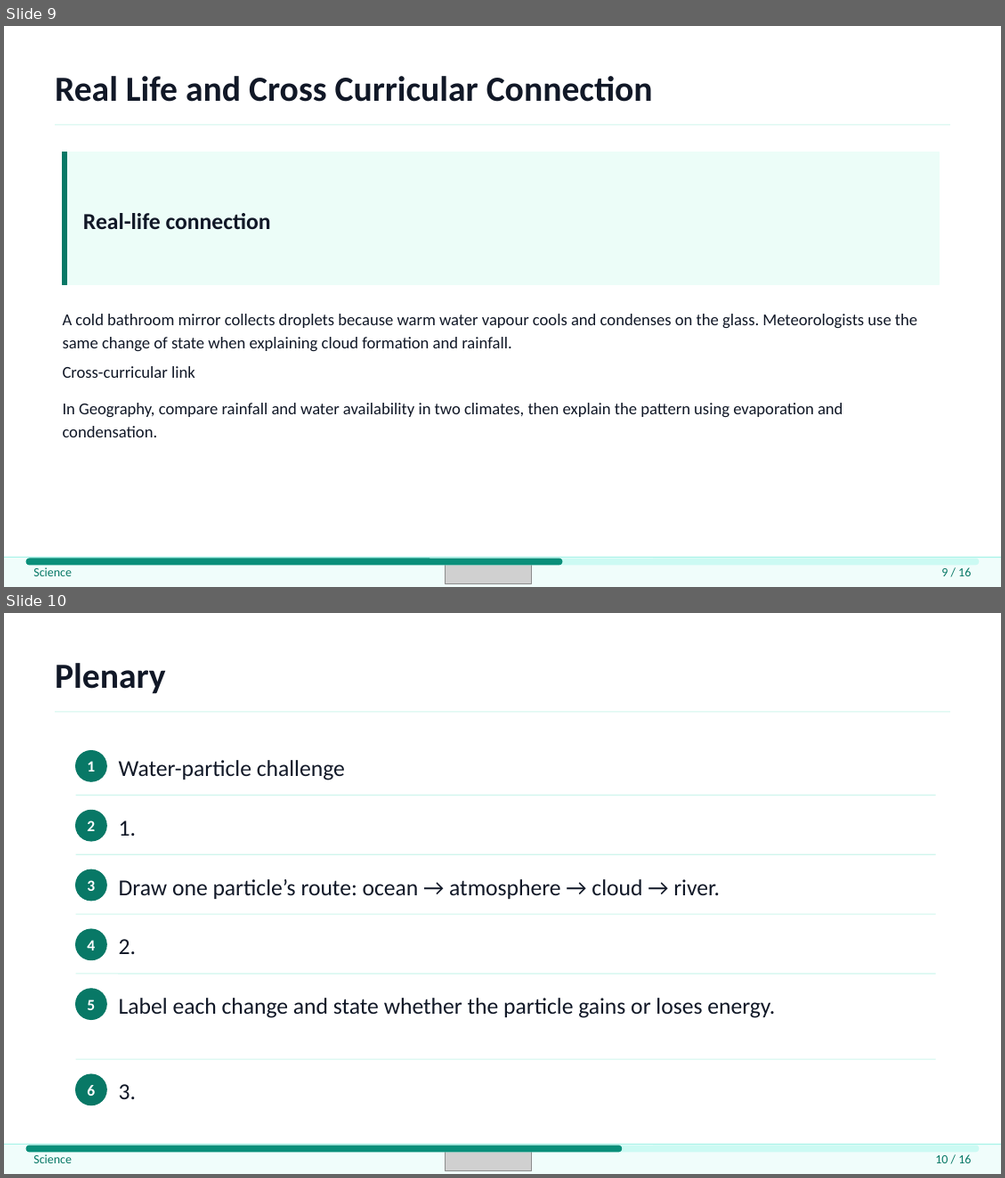
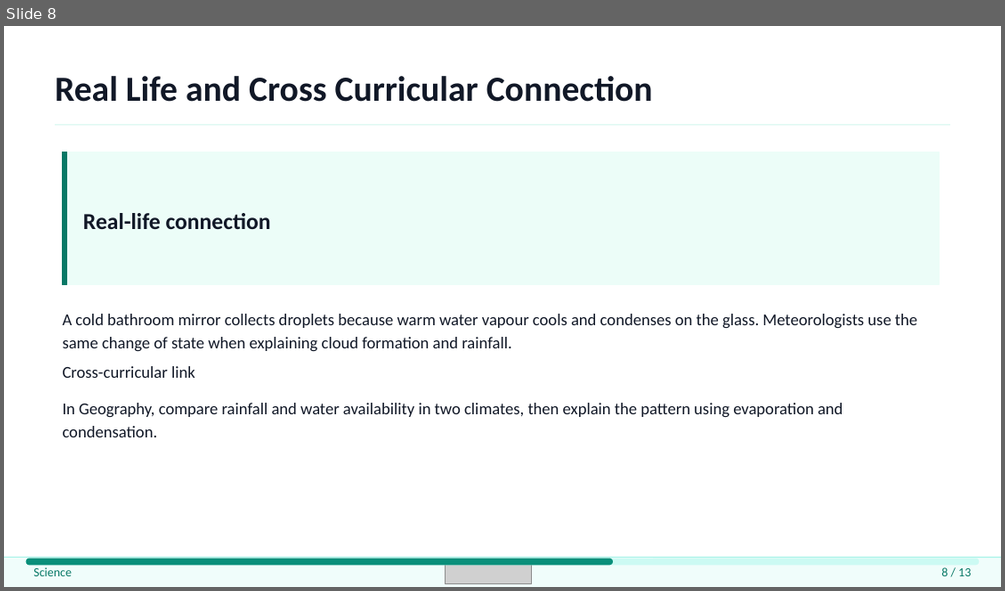
Before and after one commit to yusufbasheer-cpu/teacher-app, a slide deck: artifacts/critical-quality-review/corrected/water-cycle-content-benchmark.pptx. Shown one above the other, each under a label of ours: slides 9 and 10 before the commit, slide 8 after it. The pictures are 1005x1178 and 1005x591 pixels, drawn with LibreOffice and Linux fonts; fonts in the diff are those of the drawing; grey boxes stand for pictures. Boxes give left, top, right and bottom in pixels: in the first picture for what was removed or moved away, otherwise in the second. Text is boxed around its words. In the diff, an @@ line names an element or a change of style, - is before the commit and + after.

```diff
--- a/artifacts/critical-quality-review/corrected/water-cycle-content-benchmark.pptx
+++ b/artifacts/critical-quality-review/corrected/water-cycle-content-benchmark.pptx
@@ slide 10 removed at (x1=4, y1=613, x2=1001, y2=1174), background #FFFFFF @@
@@ text removed at (x1=55, y1=663, x2=165, y2=694) @@
-Plenary
@@ line removed from (55, 712) to (950, 712) @@
@@ ellipse removed at (x1=76, y1=751, x2=106, y2=781) @@
@@ text removed at (x1=87, y1=761, x2=95, y2=771) @@
-1
@@ text removed at (x1=119, y1=760, x2=345, y2=780) @@
-Water-particle challenge
@@ line removed from (76, 795) to (936, 795) @@
@@ ellipse removed at (x1=76, y1=811, x2=106, y2=841) @@
@@ text removed at (x1=87, y1=820, x2=95, y2=831) @@
-2
@@ text removed at (x1=119, y1=820, x2=136, y2=835) @@
-1.
@@ line removed from (76, 854) to (936, 854) @@
@@ ellipse removed at (x1=76, y1=869, x2=106, y2=900) @@
@@ text removed at (x1=119, y1=879, x2=720, y2=899) @@
-Draw one particle’s route: ocean → atmosphere → cloud → river.
@@ text removed at (x1=87, y1=880, x2=95, y2=891) @@
-3
@@ line removed from (76, 915) to (936, 915) @@
@@ ellipse removed at (x1=76, y1=929, x2=106, y2=960) @@
@@ text removed at (x1=87, y1=940, x2=95, y2=950) @@
-4
@@ text removed at (x1=119, y1=939, x2=136, y2=954) @@
-2.
@@ line removed from (76, 973) to (936, 973) @@
@@ ellipse removed at (x1=76, y1=989, x2=106, y2=1019) @@
@@ text removed at (x1=87, y1=999, x2=95, y2=1010) @@
-5
@@ text removed at (x1=119, y1=997, x2=775, y2=1018) @@
-Label each change and state whether the particle gains or loses energy.
@@ line removed from (76, 1060) to (936, 1060) @@
@@ ellipse removed at (x1=76, y1=1074, x2=106, y2=1105) @@
@@ text removed at (x1=87, y1=1085, x2=95, y2=1095) @@
-6
@@ text removed at (x1=119, y1=1084, x2=136, y2=1099) @@
-3.
@@ rectangle removed at (x1=4, y1=1144, x2=1001, y2=1174) @@
@@ line removed from (4, 1144) to (1001, 1144) @@
@@ rounded rectangle removed at (x1=26, y1=1145, x2=979, y2=1151) @@
@@ rounded rectangle removed at (x1=26, y1=1145, x2=622, y2=1151) @@
@@ text removed at (x1=33, y1=1154, x2=72, y2=1163) @@
-Science
@@ picture removed at (x1=445, y1=1147, x2=531, y2=1171) @@
@@ text removed at (x1=935, y1=1154, x2=971, y2=1163) @@
-10 / 16
@@ what was slide 9 is now slide 8 @@
@@ slide 8 changed as well @@
@@ rounded rectangle resized from (x1=26, y1=558, x2=562, y2=564) to (x1=26, y1=558, x2=613, y2=564) @@
@@ text at (x1=941, y1=567, x2=971, y2=576): text changed @@
-9 / 16
+8 / 13
```
Also in this commit, not shown: 12 other slides changed, 2 other slides removed, 19 other files.
